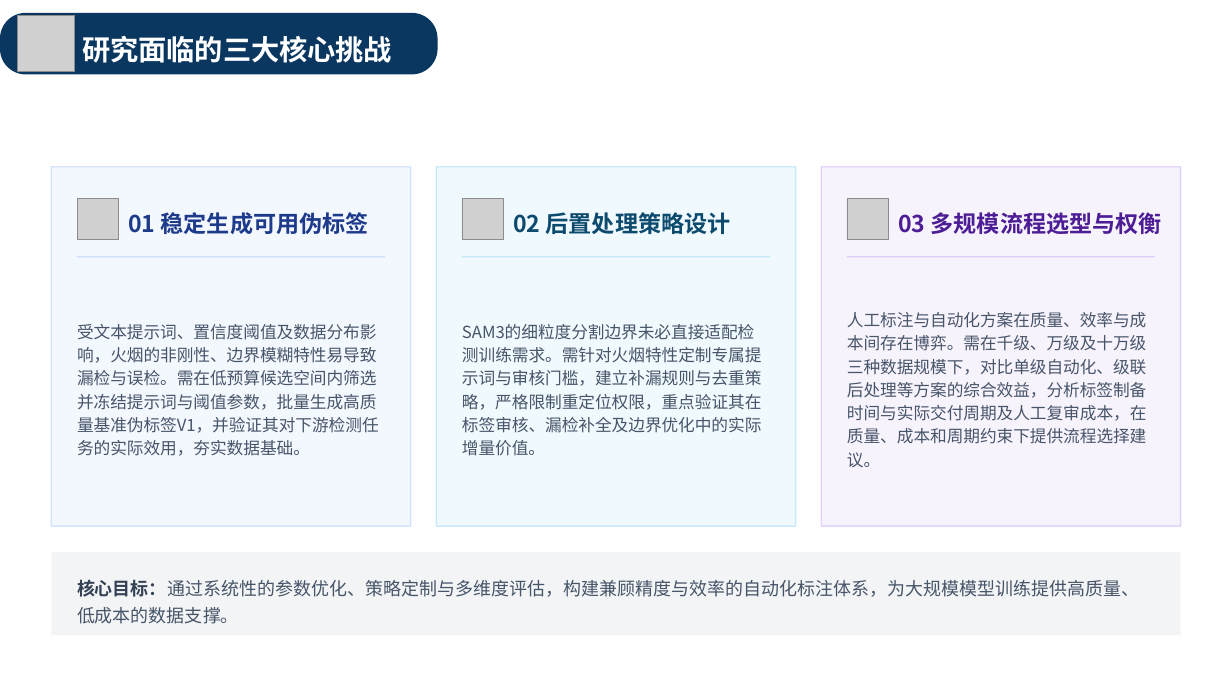
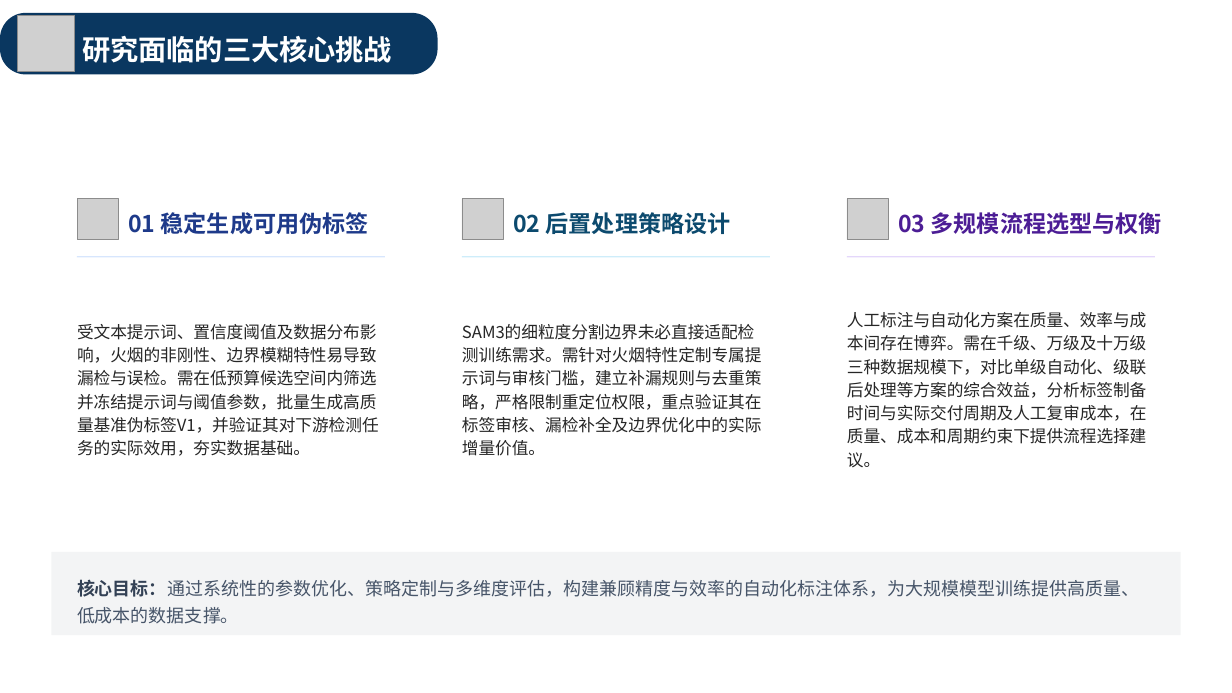
Before and after one commit to xiuli0923/paper, a slide deck: slide 5 of draft_v2.pptx. Drawn at 1232x693 pixels with LibreOffice and Linux fonts; fonts in the diff are those of the drawing; grey boxes stand for pictures; background and template pictures are left out. Boxes give left, top, right and bottom in pixels: in the first picture for what was removed or moved away, otherwise in the second. Text is boxed around its words. In the diff, an @@ line names an element or a change of style, - is before the commit and + after.

```diff
--- a/draft_v2.pptx
+++ b/draft_v2.pptx
@@ rounded rectangle removed at <box>52,167,411,527</box> @@
@@ rounded rectangle removed at <box>436,167,796,527</box> @@
@@ rounded rectangle removed at <box>822,167,1181,527</box> @@
@@ text colour #475569 to #262626 in 3 elements at <box>77,324,379,456</box>, <box>462,347,762,456</box>, <box>847,312,1147,468</box> @@
```
Also in this commit, not shown: 19 other slides changed, 1 slide added, 1 other file.
